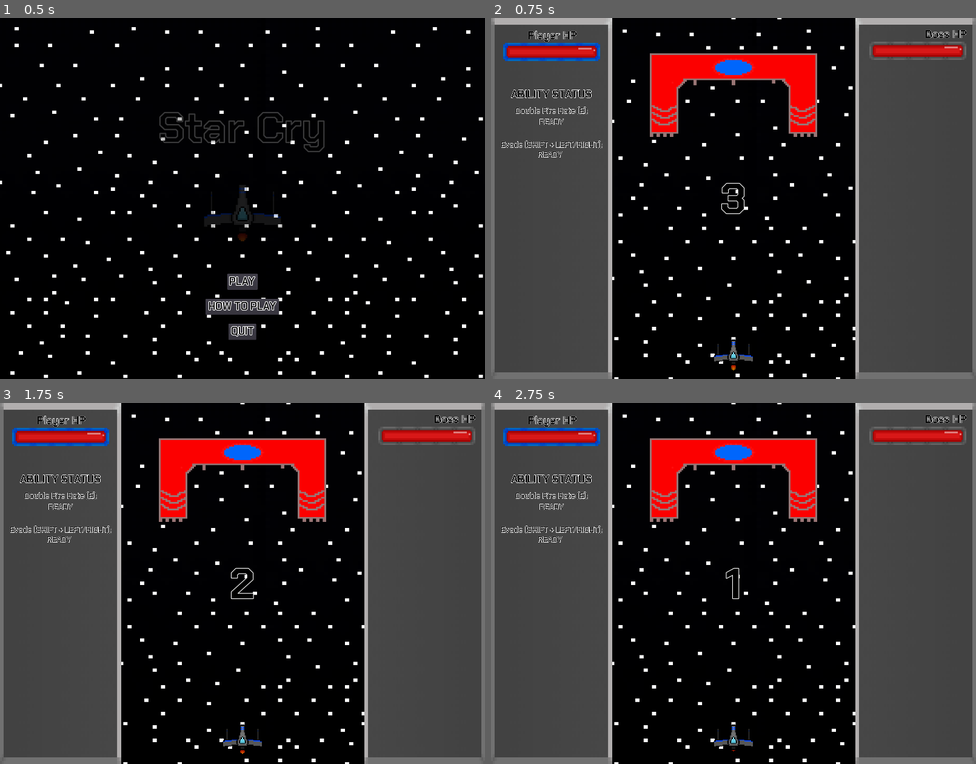
Above: before the commit, frames 1-4 (two rows, left to right).
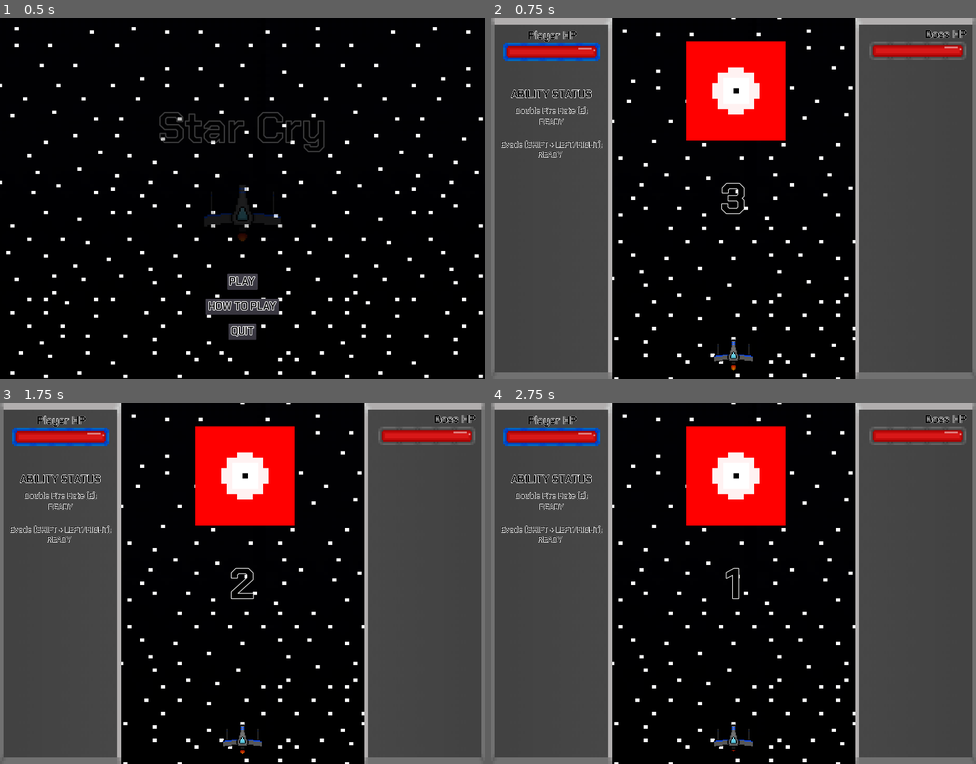
Above: after the commit, the same moments.

Repository: Cecilist/Final-BossFightBulletShooter
Game: Godot game, scene res://Menu/MainMenu.tscn
Same seed, same stepped clock (60 frames per second), same inputs: the game is played once before the commit and once after it.
Inputs:
- Up to frame 1 (0.5 s): no input
- Up to frame 2 (0.75 s): click "PLAY" at 0.5 s
- Up to frame 3 (1.75 s): tap Enter (play_game) at 1.25 s; hold D (move_right) from 1.28 s (still down); hold Shift (dodge) from 1.28 s (still down)
- Up to frame 4 (2.75 s): tap Space (shoot) at 2 s; release D (move_right) at 2.03 s; release Shift (dodge) at 2.03 s; hold S (move_down) from 2.03 s (still down); tap E (fire_rate_ability) at 2.1 s

Frame 1 is identical in both runs. In frame 2, 7.5% of the frame differs, in the area x 32-68%, y 6-34%; in frame 3, 7.5%; in frame 4, 7.5%.

Commit message:
Changed boss sprite

Diff:
--- a/project/Boss/Boss.tscn
+++ b/project/Boss/Boss.tscn
@@ -1,24 +1,31 @@
-[gd_scene load_steps=4 format=2]
+[gd_scene load_steps=6 format=2]
 
-[ext_resource path="res://Boss/BossSprite.png" type="Texture" id=1]
+[ext_resource path="res://Boss/standard.png" type="Texture" id=1]
 [ext_resource path="res://Boss/Boss.gd" type="Script" id=2]
 [ext_resource path="res://Boss/Boss Shooting.wav" type="AudioStream" id=3]
+
+[sub_resource type="SpriteFrames" id=1]
+animations = [ {
+"frames": [ ExtResource( 1 ) ],
+"loop": true,
+"name": "default",
+"speed": 5.0
+} ]
+
+[sub_resource type="RectangleShape2D" id=2]
+extents = Vector2( 147.405, 146.162 )
 
 [node name="Boss" type="KinematicBody2D"]
 script = ExtResource( 2 )
 
-[node name="Sprite" type="Sprite" parent="."]
-texture = ExtResource( 1 )
-
-[node name="CollisionShape2D" type="CollisionPolygon2D" parent="."]
-position = Vector2( -0.894844, 7.45012 )
-polygon = PoolVector2Array( -247.04, 119.641, -164.633, 118.8, -165.473, -22.4703, -138.565, -46.8563, 145.658, -49.379, 164.999, -24.993, 164.999, 117.959, 251.611, 117.118, 252.452, -128.423, -247.881, -128.423 )
+[node name="AnimatedSprite" type="AnimatedSprite" parent="."]
+frames = SubResource( 1 )
 
 [node name="Area2D" type="Area2D" parent="."]
 
-[node name="HitBox" type="CollisionPolygon2D" parent="Area2D"]
-position = Vector2( 1.36353, 0.636429 )
-polygon = PoolVector2Array( -247.49, -117.094, -247.49, 130.127, -165.083, 129.378, -165.832, -18.9549, -139.612, -41.4295, 144.317, -40.6803, 165.294, -16.7074, 166.043, 119.639, 250.697, 118.14, 249.199, -119.341 )
+[node name="CollisionShape2D" type="CollisionShape2D" parent="Area2D"]
+position = Vector2( 6.23627, -8.90897 )
+shape = SubResource( 2 )
 
 [node name="BossShootingSound" type="AudioStreamPlayer2D" parent="."]
 stream = ExtResource( 3 )
@@ -41,6 +48,10 @@
 [node name="SpinnerSpawn2" type="Position2D" parent="."]
 position = Vector2( 122.458, 180.322 )
 
+[node name="CollisionShape2D" type="CollisionShape2D" parent="."]
+position = Vector2( 6.23627, -8.90897 )
+shape = SubResource( 2 )
+
 [connection signal="area_entered" from="Area2D" to="." method="_on_Area2D_area_entered"]
 [connection signal="timeout" from="BossShotTimer" to="." method="_on_BossShotTimer_timeout"]
 [connection signal="timeout" from="PatternSwitcher" to="." method="_on_PatternSwitcher_timeout"]
Binary file added: project/Boss/down.png
Not shown, added: project/Boss/down.png.import
Binary file added: project/Boss/left.png
Not shown, added: project/Boss/left.png.import
Binary file added: project/Boss/right.png
Not shown, added: project/Boss/right.png.import
Binary file added: project/Boss/standard.png
Not shown, added: project/Boss/standard.png.import
Binary file added: project/Boss/up.png
Not shown, added: project/Boss/up.png.import
Binary file added: project/EyeCube/sprite_0.png
Not shown, added: project/EyeCube/sprite_0.png.import
(and 8 more such lines)
